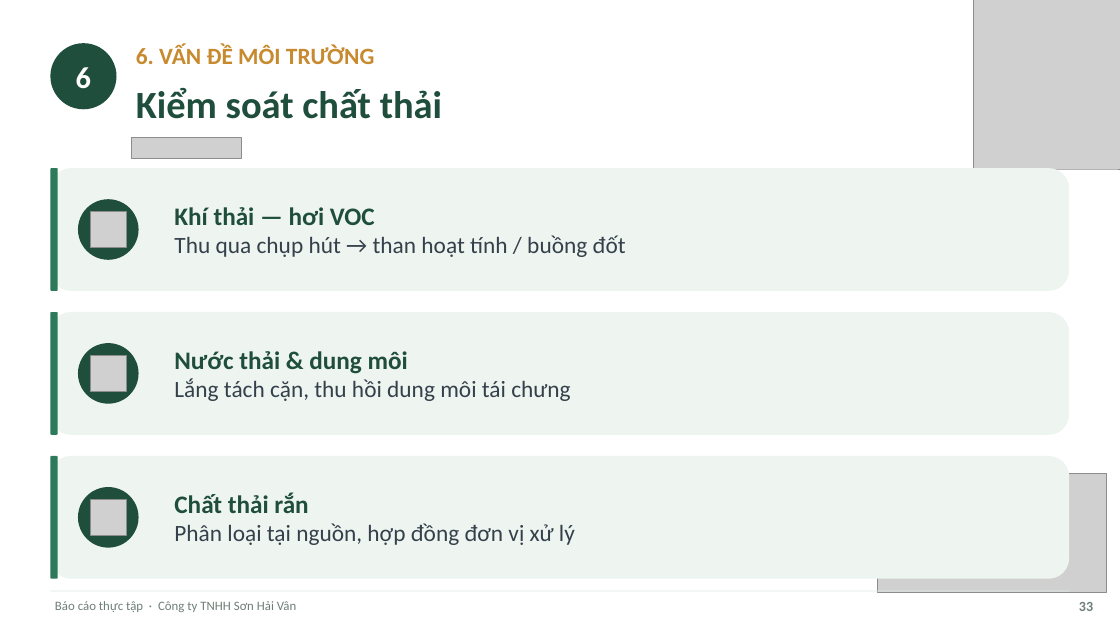
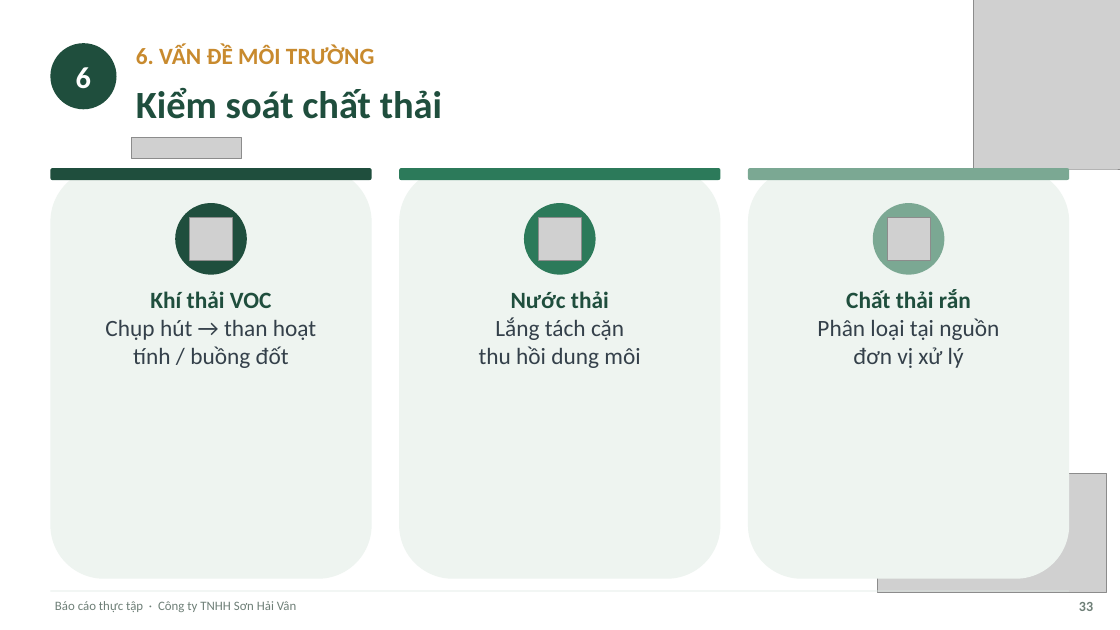
Before and after one commit to tranconcoder/pubic-resources, a slide deck: slide 33 of SuHeo/Báo cáo thực tập - Sơn Hải Vân.pptx. Drawn at 1120x630 pixels with LibreOffice and Linux fonts; fonts in the diff are those of the drawing; grey boxes stand for pictures. Boxes give left, top, right and bottom in pixels: in the first picture for what was removed or moved away, otherwise in the second. Text is boxed around its words. In the diff, an @@ line names an element or a change of style, - is before the commit and + after.

```diff
--- a/SuHeo/Báo cáo thực tập - Sơn Hải Vân.pptx
+++ b/SuHeo/Báo cáo thực tập - Sơn Hải Vân.pptx
@@ rounded rectangle: place and size @@
-rounded rectangle at <box>50,168,1070,291</box>
+rounded rectangle at <box>50,168,371,579</box>
@@ rounded rectangle removed at <box>50,168,58,291</box> @@
@@ rounded rectangle added at <box>50,168,371,180</box>, fill #1F4E3D @@
@@ rounded rectangle: place and size @@
-rounded rectangle at <box>50,312,1070,434</box>
+rounded rectangle at <box>399,168,720,579</box>
@@ rounded rectangle: place and size @@
-rounded rectangle at <box>50,312,58,434</box>
+rounded rectangle at <box>399,168,720,180</box>
@@ rounded rectangle: place and size @@
-rounded rectangle at <box>50,456,1070,579</box>
+rounded rectangle at <box>748,168,1069,579</box>
@@ rounded rectangle added at <box>748,168,1069,180</box>, fill #7BA893 @@
@@ ellipse: place and size @@
-ellipse at <box>78,199,139,260</box>
+ellipse at <box>176,203,247,275</box>
@@ ellipse: place and size @@
-ellipse at <box>78,343,139,403</box>
+ellipse at <box>524,203,596,275</box>
@@ ellipse at <box>524,203,596,275</box>: fill #1F4E3D to #2C7A5A @@
@@ ellipse: place and size @@
-ellipse at <box>78,487,139,548</box>
+ellipse at <box>873,203,944,275</box>
@@ ellipse at <box>873,203,944,275</box>: fill #1F4E3D to #7BA893 @@
@@ picture: place and size @@
-picture at <box>90,212,126,248</box>
+picture at <box>190,218,233,260</box>
@@ picture: place and size @@
-picture at <box>90,355,126,392</box>
+picture at <box>539,218,581,260</box>
@@ picture: place and size @@
-picture at <box>90,499,126,535</box>
+picture at <box>887,218,930,260</box>
@@ vertical alignment middle to top in 3 elements at <box>817,289,999,368</box>, <box>479,291,640,368</box>, <box>105,291,316,368</box> @@
@@ text at <box>105,291,316,368</box>: text changed @@
-Khí thải — hơi VOC
-Thu qua chụp hút → than hoạt tính / buồng đốt
+Khí thải VOC
+Chụp hút → than hoạt
+tính / buồng đốt
@@ text at <box>479,291,640,368</box>: text changed @@
-Nước thải & dung môi
-Lắng tách cặn, thu hồi dung môi tái chưng
+Nước thải
+Lắng tách cặn
+thu hồi dung môi
@@ text "Chất thải rắn": place and size @@
-text "Chất thải rắn" at <box>174,492,575,545</box>
+text "Chất thải rắn" at <box>817,289,999,368</box>
@@ text at <box>846,289,971,308</box>: size 21.6 to 20 pt in "Chất thải rắn"; alignment left to centre @@
@@ text at <box>817,318,999,368</box>: text changed @@
-Phân loại tại nguồn, hợp đồng đơn vị xử lý
+Phân loại tại nguồn
+đơn vị xử lý
@@ rounded rectangle removed at <box>50,456,58,579</box> @@
```
Also in this commit, not shown: 16 other slides changed, 1 other file.
